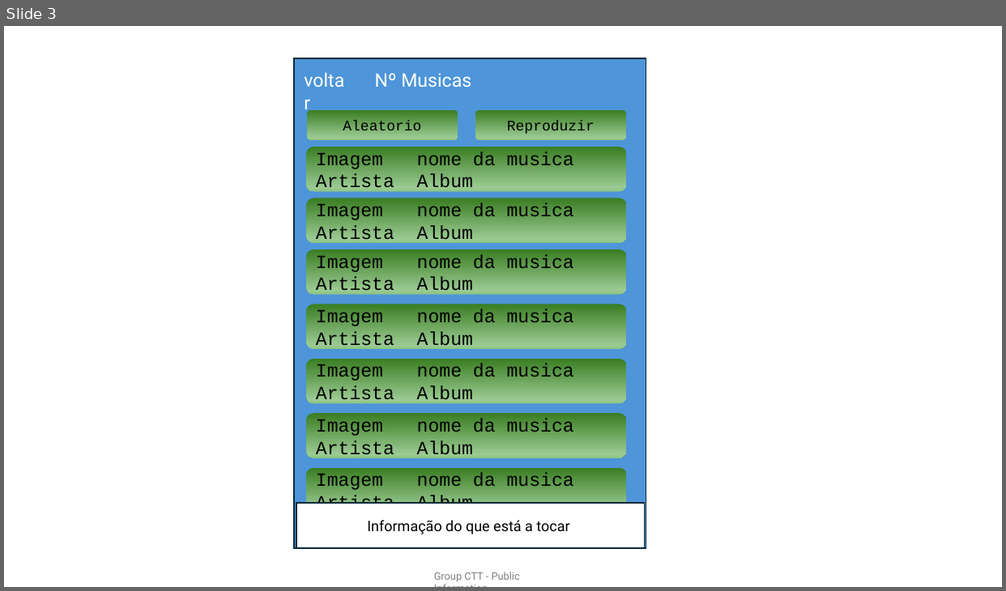
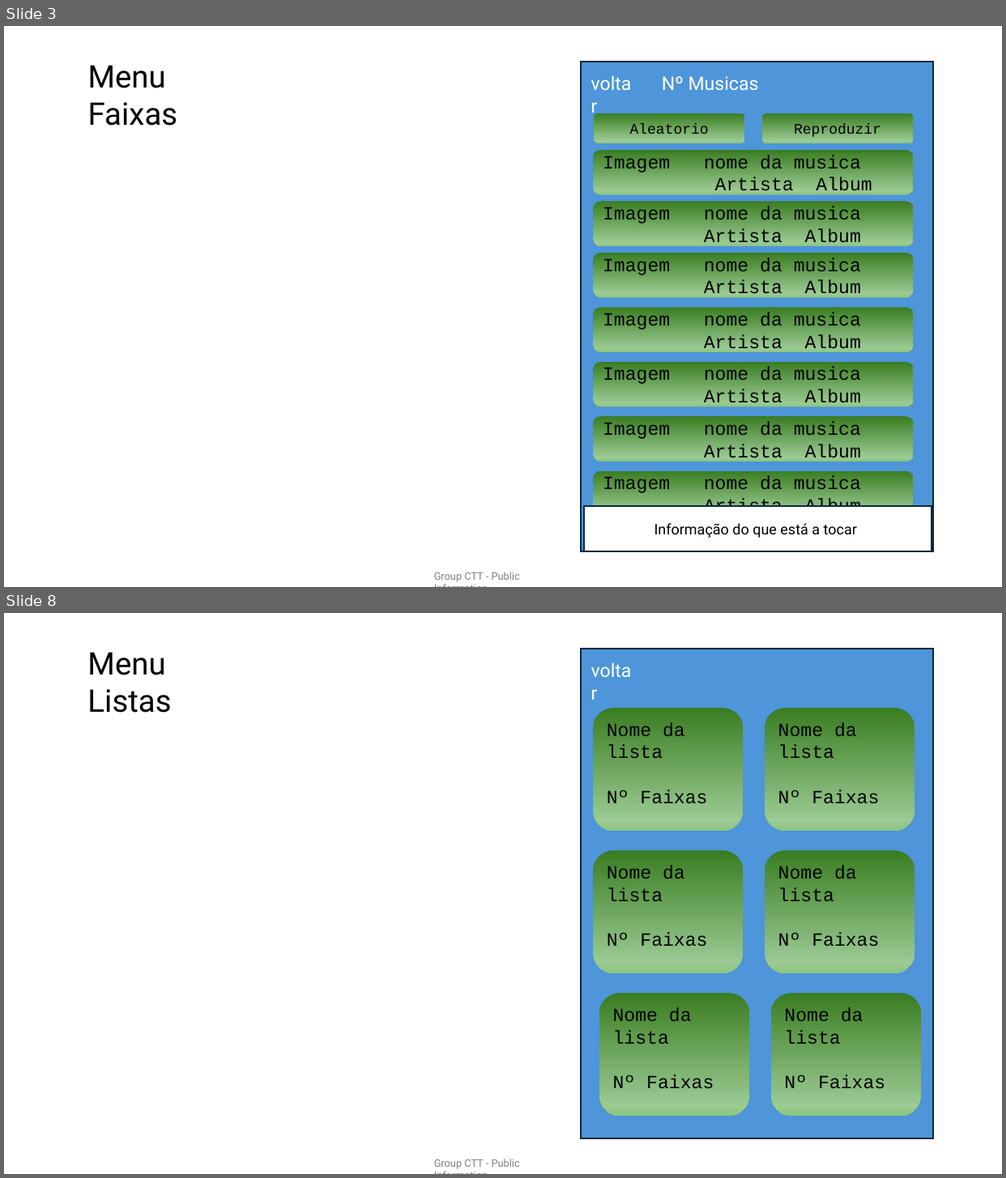
Before and after one commit to Victor-Candeias/VCCMusic, a slide deck: Documents/Layout.pptx. Shown one above the other, each under a label of ours: slide 3 before the commit, slides 3 and 8 after it; the slides between them are not shown. The pictures are 1006x591 and 1006x1178 pixels, drawn with LibreOffice and Linux fonts; fonts in the diff are those of the drawing. Boxes give left, top, right and bottom in pixels: in the first picture for what was removed or moved away, otherwise in the second. Text is boxed around its words. In the diff, an @@ line names an element or a change of style, - is before the commit and + after.

```diff
--- a/Documents/Layout.pptx
+++ b/Documents/Layout.pptx
@@ slide 8 added at box(4, 613, 1002, 1174), background #FFFFFF; not listed: 1 template element that a slide beside it also shows @@
@@ text added at box(87, 652, 171, 713), 30 pt, text #000000 @@
+Menu Listas
@@ rectangle added at box(582, 649, 933, 1139), fill #4E95D9, outline #092A39 1.5 pt @@
@@ text added at box(583, 655, 645, 685), 18 pt, text #FFFFFF @@
+voltar
@@ rounded rectangle added at box(593, 708, 743, 831), fill gradient #3B7D23 to #9CCA94 to #8AC680, 18 pt, text #000000 @@
+Nome da lista
+Nº Faixas
@@ rounded rectangle added at box(765, 708, 915, 831), fill gradient #3B7D23 to #9CCA94 to #8AC680, 18 pt, text #000000 @@
+Nome da lista
+Nº Faixas
@@ rounded rectangle added at box(593, 850, 743, 973), fill gradient #3B7D23 to #9CCA94 to #8AC680, 18 pt, text #000000 @@
+Nome da lista
+Nº Faixas
@@ rounded rectangle added at box(765, 850, 915, 973), fill gradient #3B7D23 to #9CCA94 to #8AC680, 18 pt, text #000000 @@
+Nome da lista
+Nº Faixas
@@ rounded rectangle added at box(600, 994, 750, 1116), fill gradient #3B7D23 to #9CCA94 to #8AC680, 18 pt, text #000000 @@
+Nome da lista
+Nº Faixas
@@ rounded rectangle added at box(771, 994, 921, 1116), fill gradient #3B7D23 to #9CCA94 to #8AC680, 18 pt, text #000000 @@
+Nome da lista
+Nº Faixas
@@ slide 3 changed as well @@
@@ text added at box(88, 65, 178, 126), 30 pt, text #000000 @@
+Menu Faixas
@@ 9 rounded rectangles, 2 rectangles, 2 texts: place and size @@
-9 rounded rectangles, 2 rectangles, 2 texts at box(295, 58, 646, 548)
+9 rounded rectangles, 2 rectangles, 2 texts at box(582, 62, 933, 552)
```
Also in this commit, not shown: 2 other slides changed, 7 other slides added, 11 other files.
